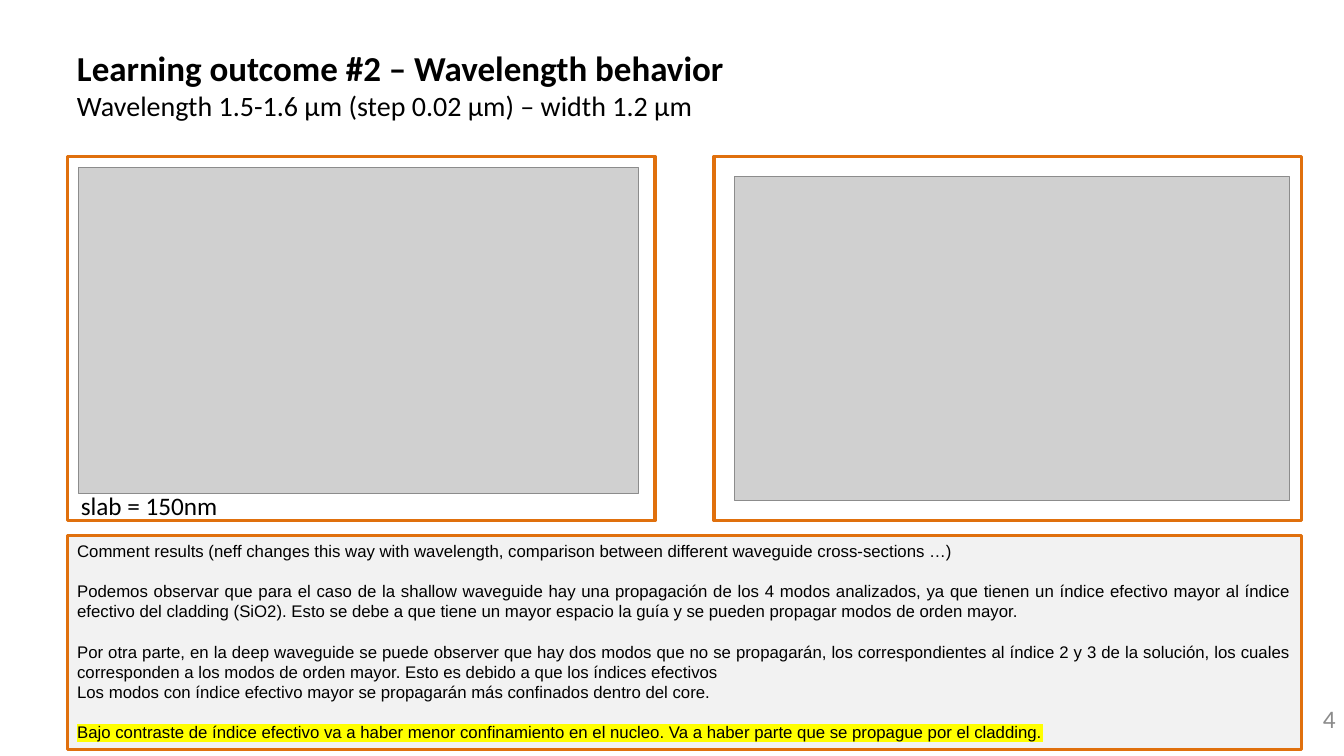
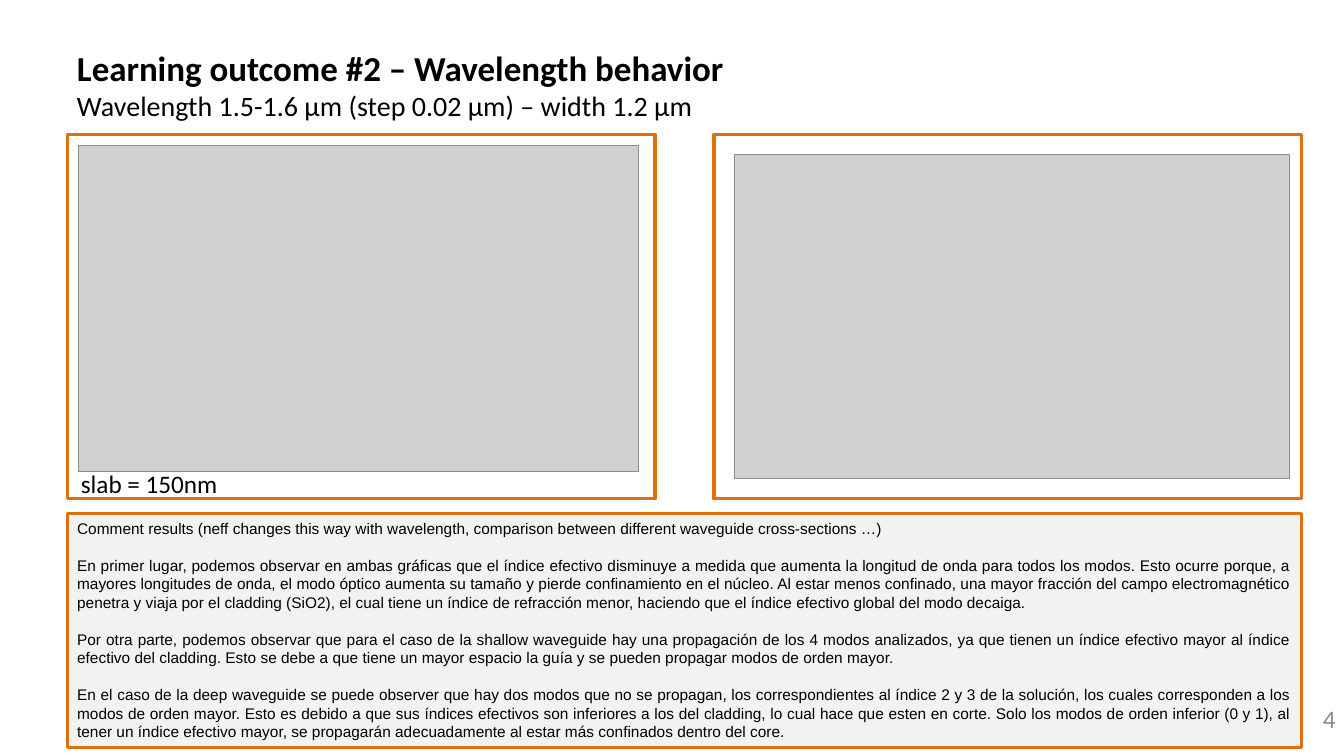
Before and after one commit to snacmuo/pic-upv-lab0, a slide deck: slide 4 of LabBook_010.pptx. Drawn at 1344x756 pixels with LibreOffice and Linux fonts; fonts in the diff are those of the drawing; grey boxes stand for pictures; background and template pictures are left out. Boxes give left, top, right and bottom in pixels: in the first picture for what was removed or moved away, otherwise in the second. Text is boxed around its words. In the diff, an @@ line names an element or a change of style, - is before the commit and + after.

```diff
--- a/LabBook_010.pptx
+++ b/LabBook_010.pptx
@@ 2 pictures, 2 texts, 2 rectangles: place and size @@
-2 pictures, 2 texts, 2 rectangles at [68,156,1302,733]
+2 pictures, 2 texts, 2 rectangles at [68,134,1302,711]
@@ rectangle "Comment results (neff changes this ...": place and size @@
-rectangle "Comment results (neff changes this ..." at [68,536,1303,750]
+rectangle "Comment results (neff changes this ..." at [68,514,1303,748]
@@ text in rectangle at [77,523,857,537]: size 12 to 11 pt in "Comment results (neff changes this way with ..." @@
@@ text in rectangle at [77,559,1290,741]: text changed; size 12 to 11 pt @@
-Podemos observar que para el caso de la shallow waveguide hay una propagación de los 4 modos analizados, ya que tienen un índice efectivo mayor al índice efectivo del cladding (SiO2). Esto se debe a que tiene un mayor espacio la guía y se pueden propagar modos de orden mayor.
-Por otra parte, en la deep waveguide se puede observer que hay dos modos que no se propagarán, los correspondientes al índice 2 y 3 de la solución, los cuales corresponden a los modos de orden mayor. Esto es debido a que los índices efectivos
-Los modos con índice efectivo mayor se propagarán más confinados dentro del core.
-Bajo contraste de índice efectivo va a haber menor confinamiento en el nucleo. Va a haber parte que se propague por el cladding.
+En primer lugar, podemos observar en ambas gráficas que el índice efectivo disminuye a medida que aumenta la longitud de onda para todos los modos. Esto ocurre porque, a mayores longitudes de onda, el modo óptico aumenta su tamaño y pierde confinamiento en el núcleo. Al estar menos confinado, una mayor fracción del campo electromagnético penetra y viaja por el cladding (SiO2), el cual tiene un índice de refracción menor, haciendo que el índice efectivo global del modo decaiga.
+Por otra parte, podemos observar que para el caso de la shallow waveguide hay una propagación de los 4 modos analizados, ya que tienen un índice efectivo mayor al índice efectivo del cladding. Esto se debe a que tiene un mayor espacio la guía y se pueden propagar modos de orden mayor.
+En el caso de la deep waveguide se puede observer que hay dos modos que no se propagan, los correspondientes al índice 2 y 3 de la solución, los cuales corresponden a los modos de orden mayor. Esto es debido a que sus índices efectivos son inferiores a los del cladding, lo cual hace que esten en corte. Solo los modos de orden inferior (0 y 1), al tener un índice efectivo mayor, se propagarán adecuadamente al estar más confinados dentro del core.
```
